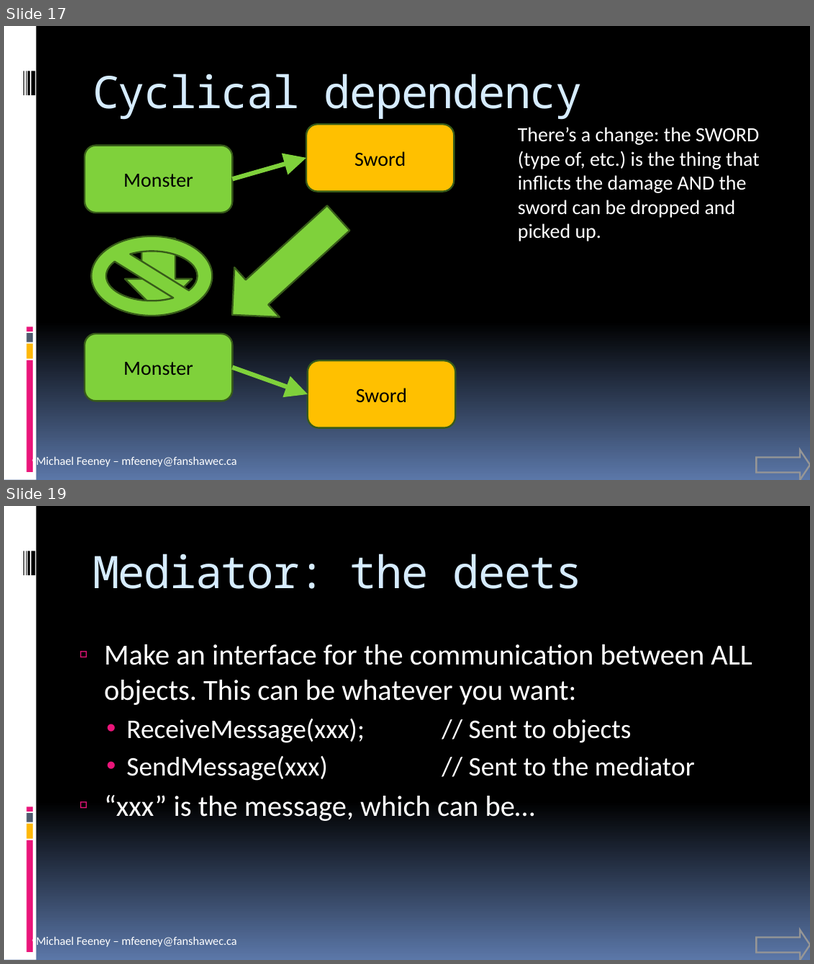
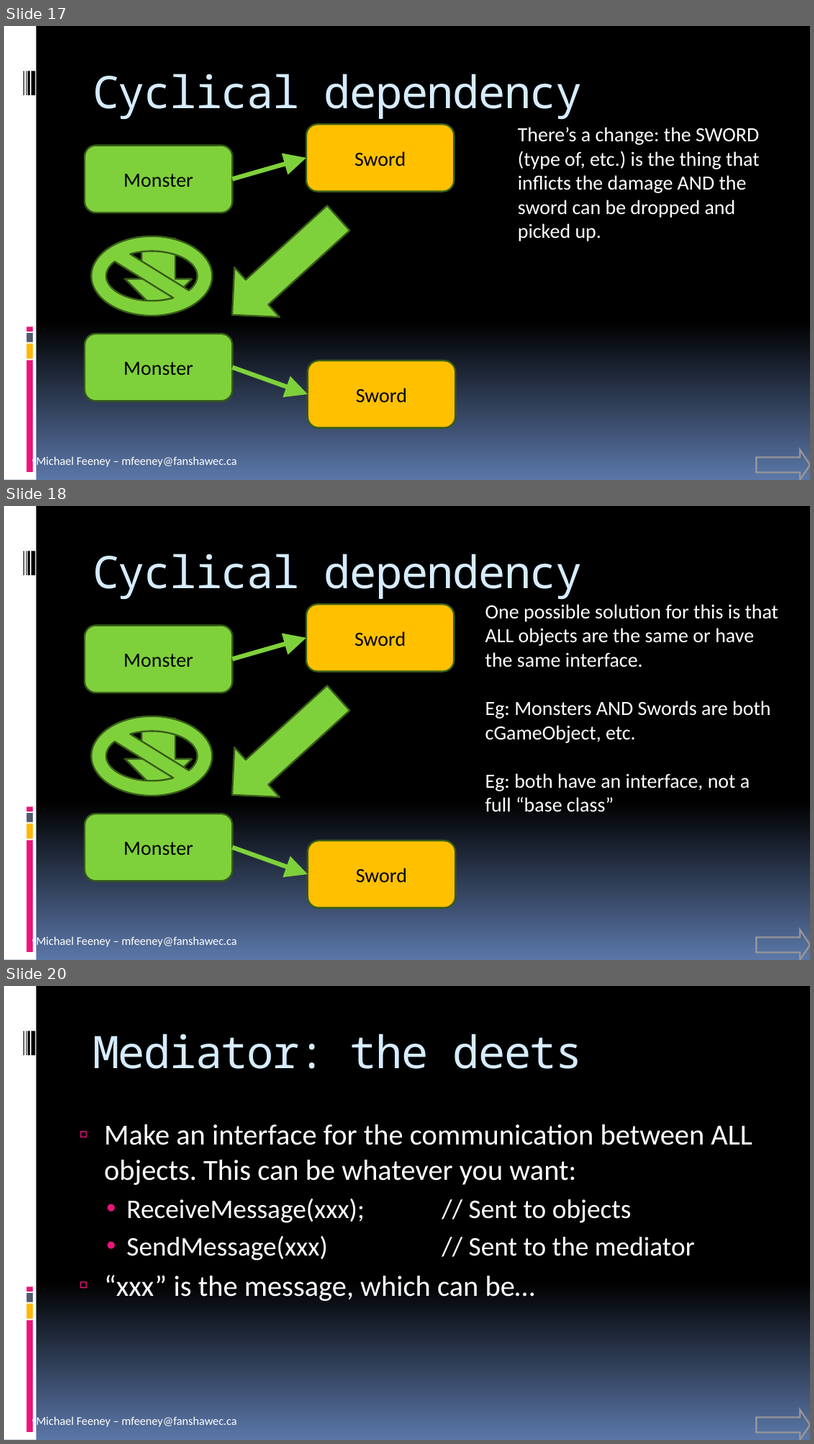
Before and after one commit to FeeneyCodes/GDP202425, a slide deck: 6044_FramPat/D2D/INFO_6044_Patterns (live document).pptx. Shown one above the other, each under a label of ours: slides 17 and 19 before the commit, slides 17, 18 and 20 after it; the slides between them are not shown. The pictures are 814x964 and 814x1444 pixels, drawn with LibreOffice and Linux fonts; fonts in the diff are those of the drawing. Boxes give left, top, right and bottom in pixels: in the first picture for what was removed or moved away, otherwise in the second. Text is boxed around its words. In the diff, an @@ line names an element or a change of style, - is before the commit and + after.

```diff
--- a/6044_FramPat/D2D/INFO_6044_Patterns (live document).pptx
+++ b/6044_FramPat/D2D/INFO_6044_Patterns (live document).pptx
@@ slide 18 added at <box>4,506,810,960</box>, background gradient #000000 to #5B77A8; not listed: 10 template elements that a slide beside it also shows @@
@@ title added at <box>93,554,583,600</box>, 40 pt, text #D6ECFF @@
+Cyclical dependency
@@ rounded rectangle added at <box>306,605,454,672</box>, fill #FFC000, outline #385C1A 1.5 pt, 18 pt, text #000000 @@
+Sword
@@ text added at <box>486,604,779,812</box>, 18 pt, text #FFFFFF @@
+One possible solution for this is that ALL objects are the same or have the same interface.
+Eg: Monsters AND Swords are both cGameObject, etc.
+Eg: both have an interface, not a full “base class”
@@ rounded rectangle added at <box>85,626,232,692</box>, fill #7FD13B, outline #385C1A 1.5 pt, 18 pt, text #000000 @@
+Monster
@@ arrow added from (232, 659) to (306, 638), #7FD13B 4 pt @@
@@ down arrow added at <box>209,673,360,819</box>, fill #7FD13B, outline #385C1A 1.5 pt @@
@@ no-entry sign added at <box>91,716,212,795</box>, fill #7FD13B, outline #385C1A 1.5 pt @@
@@ down arrow added at <box>125,718,192,793</box>, fill #7FD13B, outline #385C1A 1.5 pt @@
@@ rounded rectangle added at <box>85,813,232,880</box>, fill #7FD13B, outline #385C1A 1.5 pt, 18 pt, text #000000 @@
+Monster
@@ arrow added from (232, 847) to (308, 874), #7FD13B 4 pt @@
@@ rounded rectangle added at <box>308,841,455,908</box>, fill #FFC000, outline #385C1A 1.5 pt, 18 pt, text #000000 @@
+Sword
@@ right arrow added at <box>756,929,810,960</box>, outline #969696 1.5 pt @@
@@ what was slide 19 is now slide 20 @@
```
Also in this commit, not shown: 3 slides changed, 53 other files.
